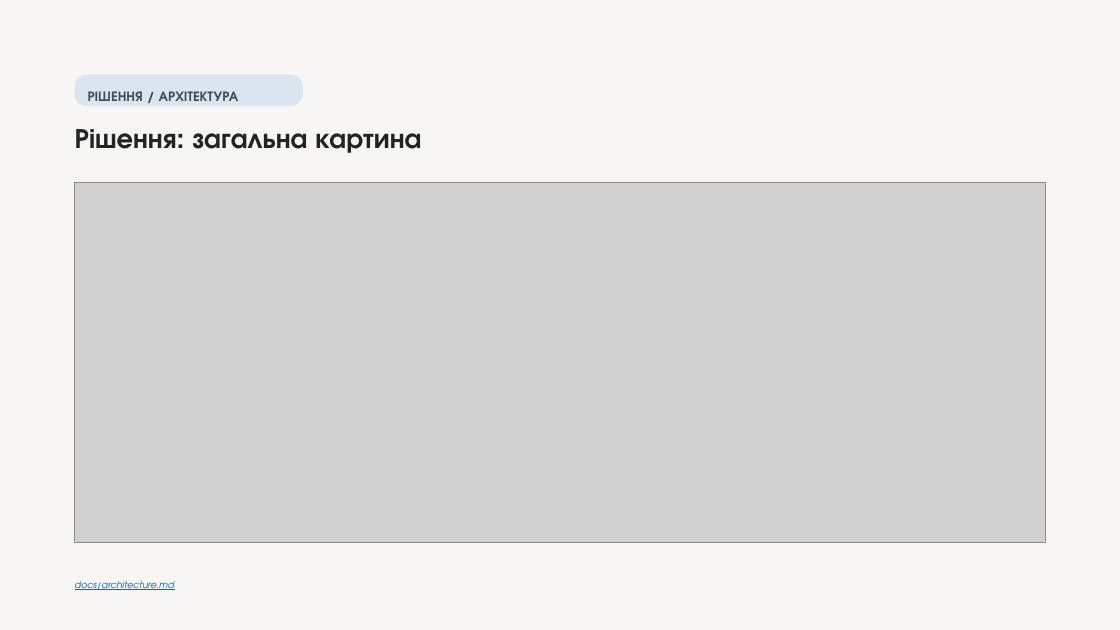
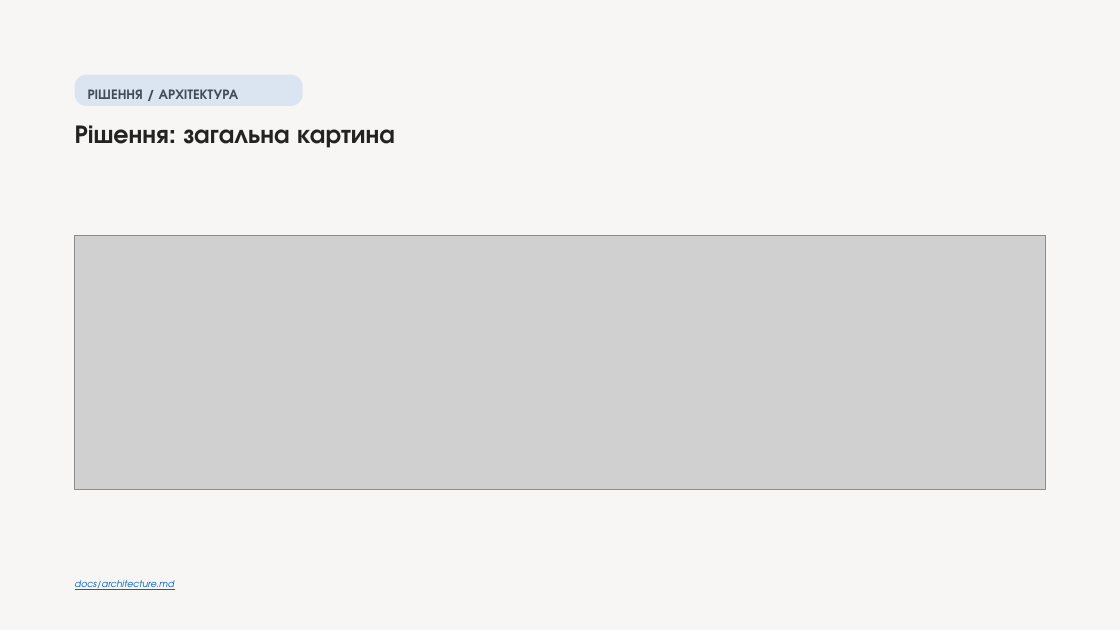
Before and after one commit to melnikvitaly/workshops, a slide deck: slide 3 of workshop-7-final_project/docs/assestment/presentation/Laser Gimbal with Camera Tracking on ESP32-S3.pptx. Drawn at 1120x630 pixels with LibreOffice and Linux fonts; fonts in the diff are those of the drawing; grey boxes stand for pictures. Boxes give left, top, right and bottom in pixels: in the first picture for what was removed or moved away, otherwise in the second. Text is boxed around its words. In the diff, an @@ line names an element or a change of style, - is before the commit and + after.

```diff
--- a/workshop-7-final_project/docs/assestment/presentation/Laser Gimbal with Camera Tracking on ESP32-S3.pptx
+++ b/workshop-7-final_project/docs/assestment/presentation/Laser Gimbal with Camera Tracking on ESP32-S3.pptx
@@ text "РІШЕННЯ / АРХІТЕКТУРА" at [88,89,239,99]: line spacing 1.4 to 1.3 @@
@@ text "Рішення: загальна картина" at [75,125,395,148]: size 24 to 22.2 pt; line spacing 1.1 to 1 @@
@@ picture: place and size @@
-picture at [75,182,1046,543]
+picture at [75,235,1045,489]
```
Also in this commit, not shown: 12 other slides changed, 2 slides removed, 12 other files.
